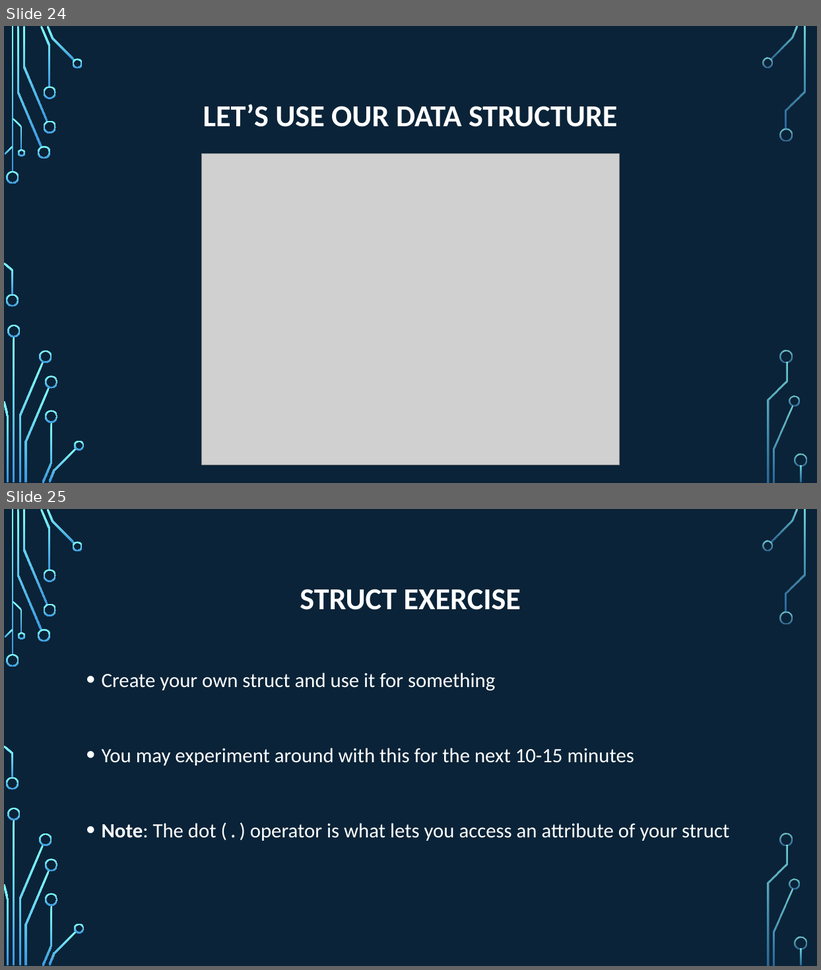
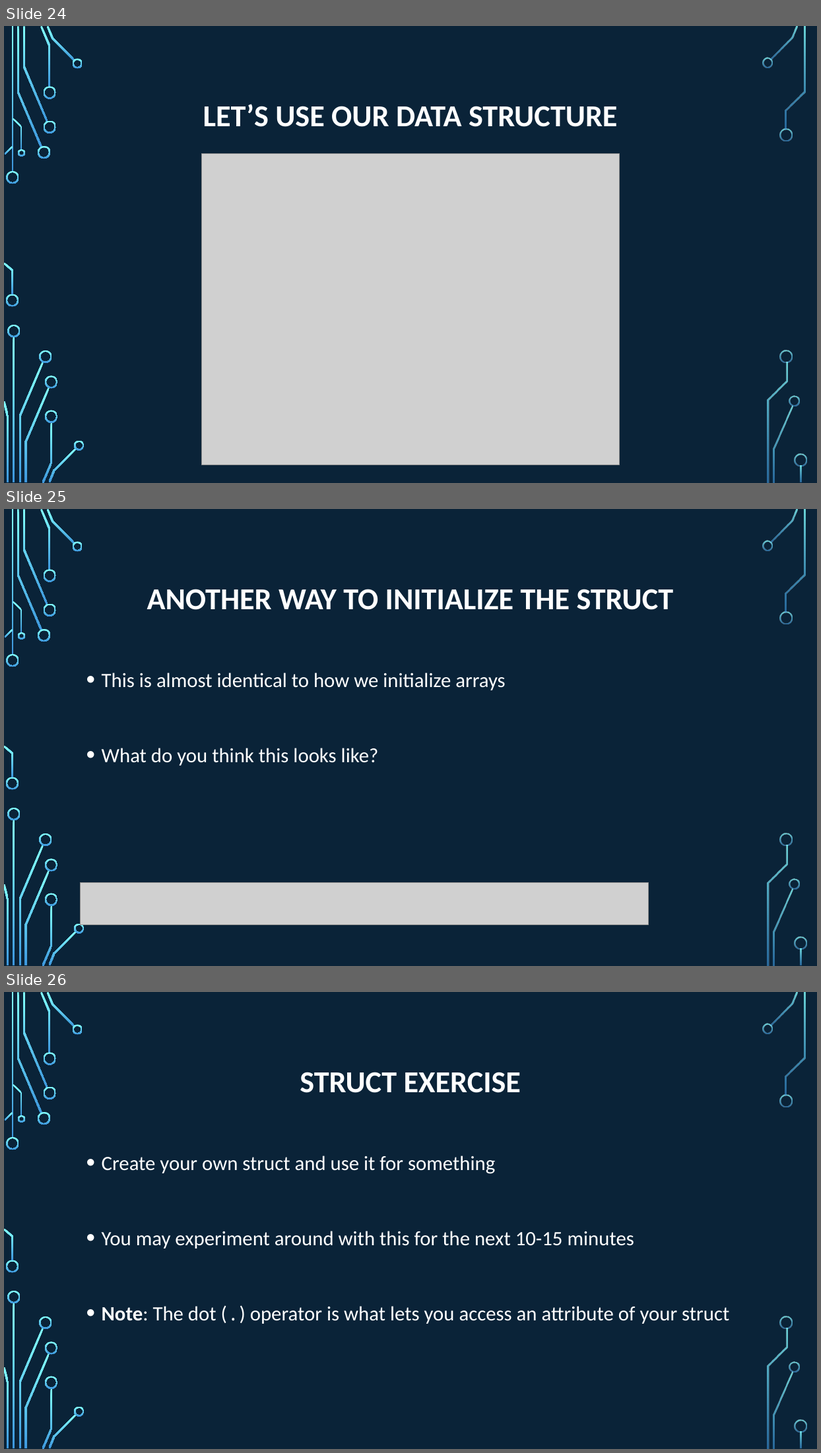
Before and after one commit to psypdt/ZIS_C-_Summer_Course_2019, a slide deck: Day_5/Day_5.pptx. Shown one above the other, each under a label of ours: slides 24 and 25 before the commit, slides 24, 25 and 26 after it. The pictures are 821x970 and 821x1453 pixels, drawn with LibreOffice and Linux fonts; fonts in the diff are those of the drawing; grey boxes stand for pictures; background and template pictures are left out. Boxes give left, top, right and bottom in pixels: in the first picture for what was removed or moved away, otherwise in the second. Text is boxed around its words. In the diff, an @@ line names an element or a change of style, - is before the commit and + after.

```diff
--- a/Day_5/Day_5.pptx
+++ b/Day_5/Day_5.pptx
@@ slide 25 added at (4, 509, 817, 966), background picture (left out); not listed: 36 template elements that a slide beside it also shows @@
@@ title added at (147, 589, 674, 610), 36 pt, text #FFFFFF, bold @@
+ANOTHER WAY TO INITIALIZE THE STRUCT
@@ text added at (102, 673, 505, 766), 24 pt, text #FFFFFF @@
+• This is almost identical to how we initialize arrays
+• What do you think this looks like?
@@ picture added at (81, 883, 648, 925) @@
@@ what was slide 25 is now slide 26 @@
```
Also in this commit, not shown: 1 slide changed, 1 other slide added.
